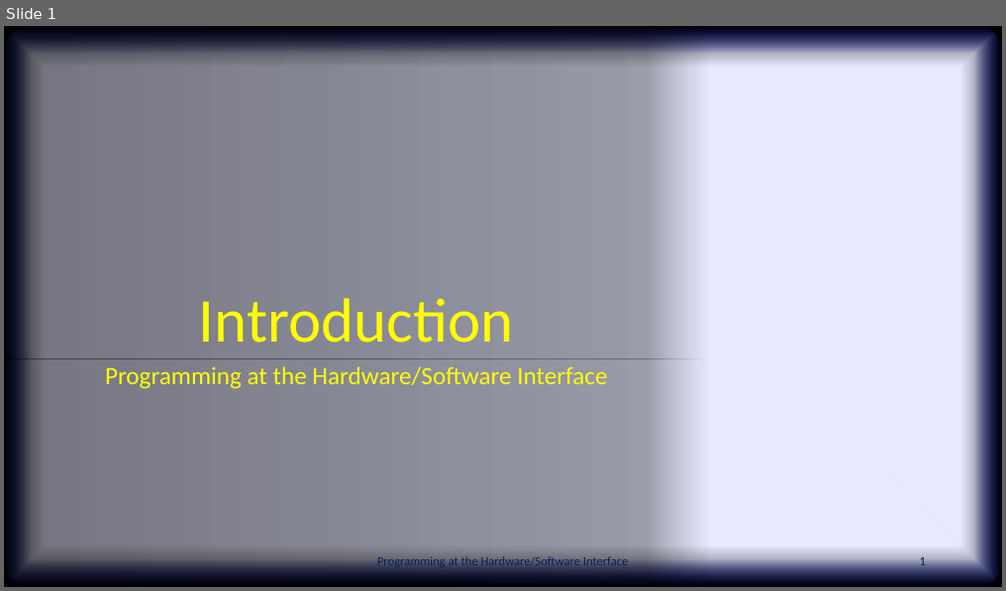
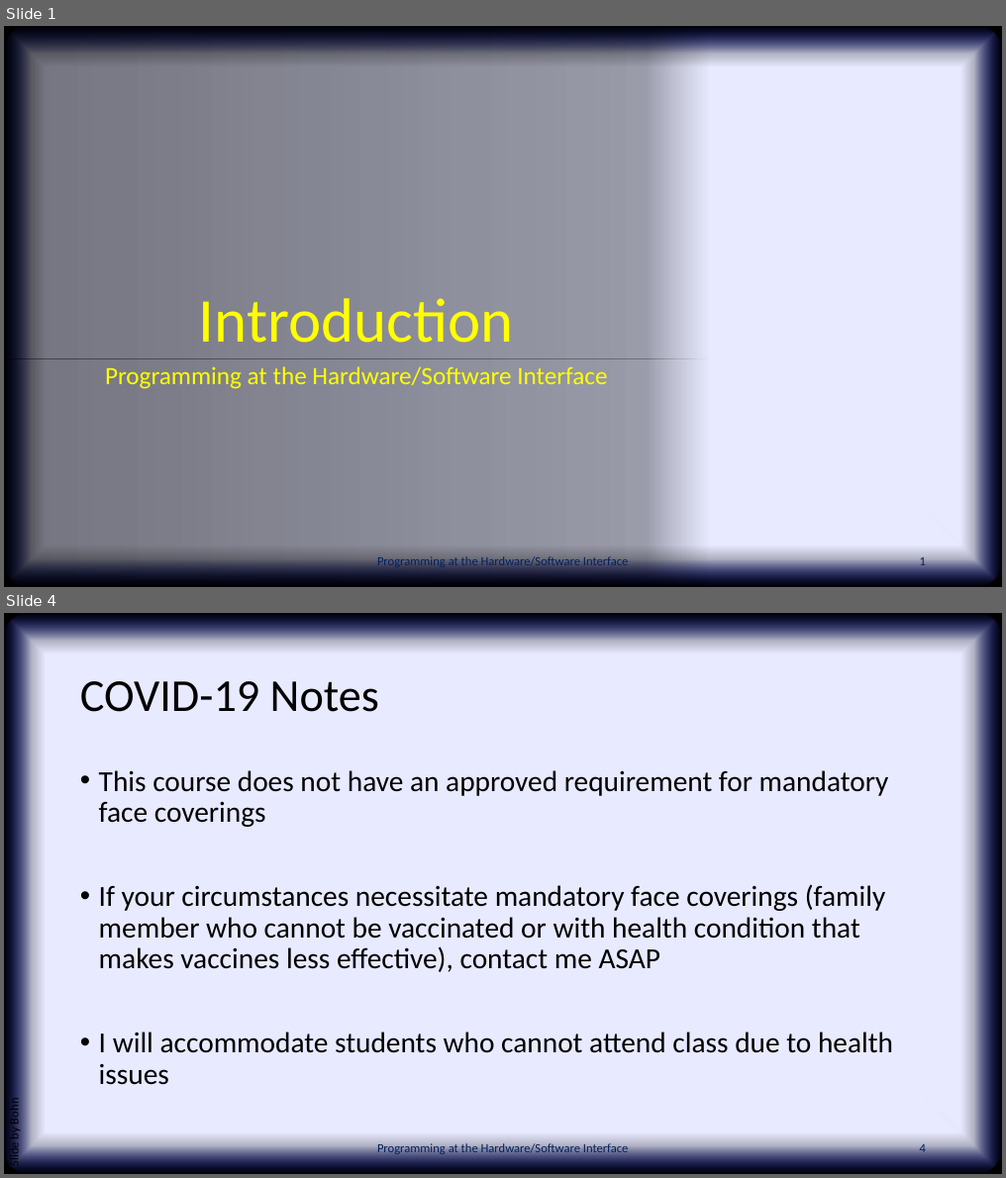
Before and after one commit to PHSI-supplements/slides, a slide deck: chap01.pptx. Shown one above the other, each under a label of ours: slide 1 before the commit, slides 1 and 4 after it; the slides between them are not shown. The pictures are 1006x591 and 1006x1178 pixels, drawn with LibreOffice and Linux fonts; fonts in the diff are those of the drawing; background and template pictures are left out. Boxes give left, top, right and bottom in pixels: in the first picture for what was removed or moved away, otherwise in the second. Text is boxed around its words. In the diff, an @@ line names an element or a change of style, - is before the commit and + after.

```diff
--- a/chap01.pptx
+++ b/chap01.pptx
@@ slide 4 added at bbox=[4, 613, 1002, 1174], background picture (left out); not listed: 2 template elements that a slide beside it also shows @@
@@ title added at bbox=[80, 681, 379, 712], 44 pt, text #000000 @@
+COVID-19 Notes
@@ text added at bbox=[99, 770, 893, 1085], 28 pt, text #000000 @@
+• This course does not have an approved requirement for mandatory face coverings
+• If your circumstances necessitate mandatory face coverings (family member who cannot be vaccinated or with health condition that makes vaccines less effective), contact me ASAP
+• I will accommodate students who cannot attend class due to health issues
@@ text added at bbox=[7, 1100, 22, 1166], 12 pt, text #000000 @@
+Slide by Bohn
@@ text added at bbox=[377, 1143, 629, 1155], 12 pt, text #002060 @@
+Programming at the Hardware/Software Interface
@@ page number added at bbox=[920, 1143, 926, 1153], 12 pt, text #002060 @@
+4
```
Also in this commit, not shown: 1 other slide added, 2 other files.
